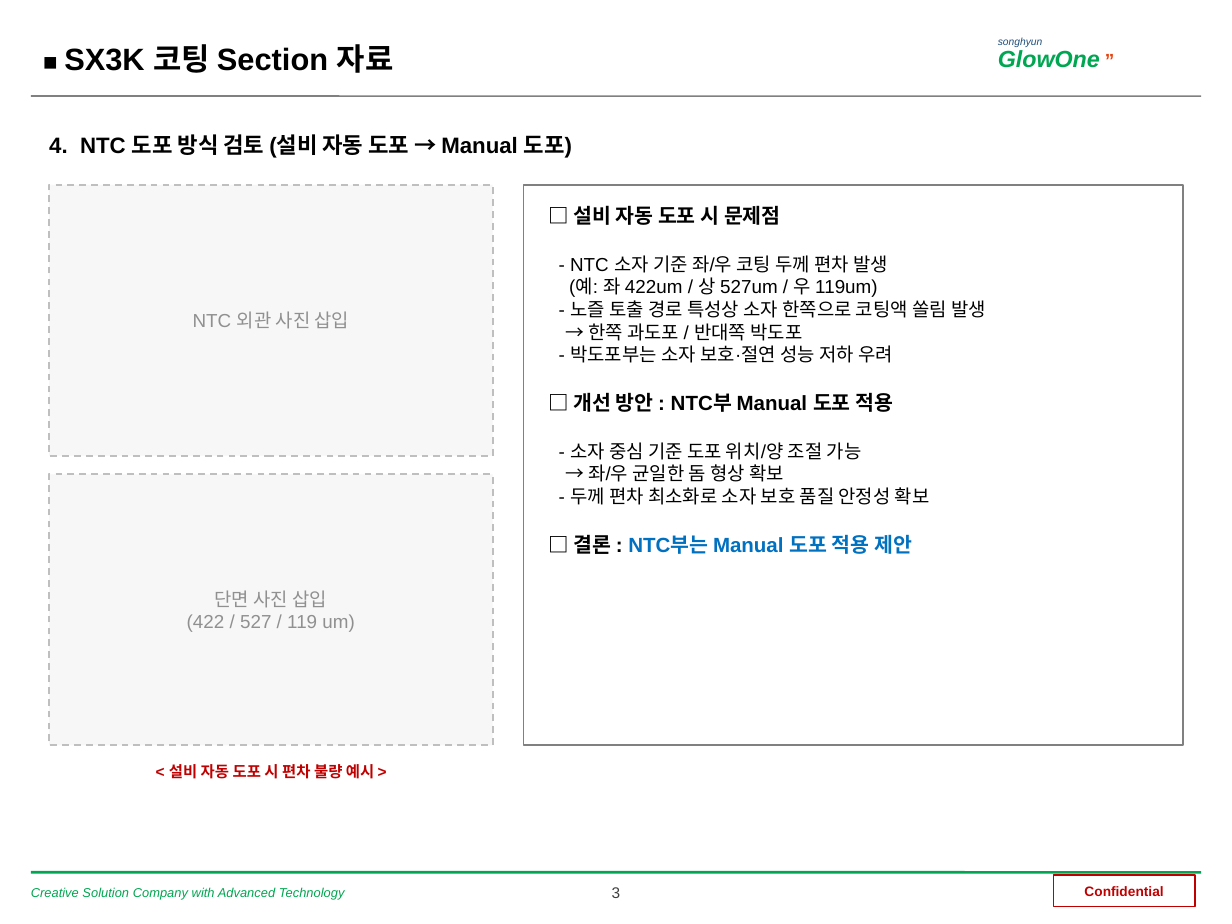
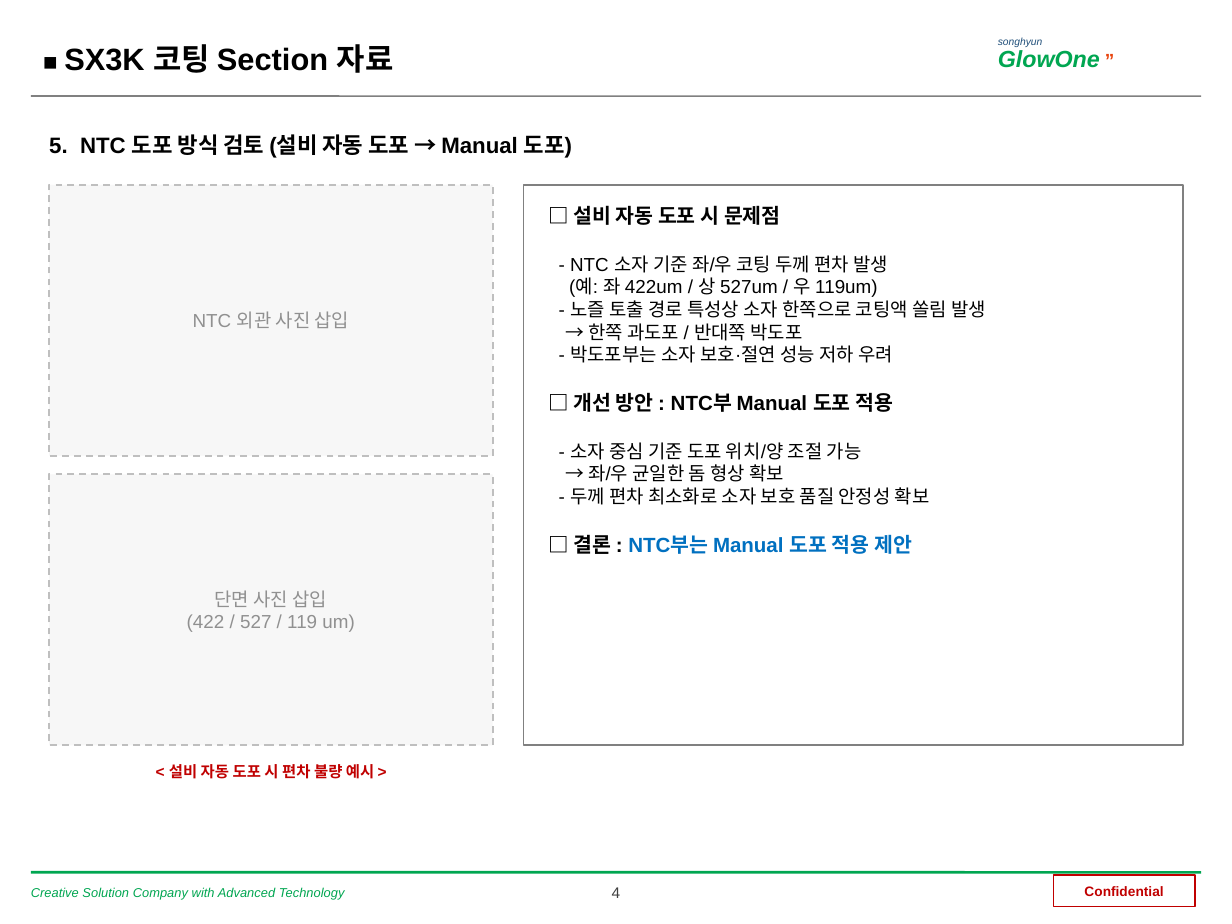
Before and after one commit to hyunsun901219/kingbambbang, a slide deck: slide 4 of docs/SX3K-코팅Section-자료.pptx (slide 3 before the commit). Drawn at 1232x924 pixels with LibreOffice and Linux fonts; fonts in the diff are those of the drawing. Boxes give left, top, right and bottom in pixels: in the first picture for what was removed or moved away, otherwise in the second. Text is boxed around its words. In the diff, an @@ line names an element or a change of style, - is before the commit and + after.

```diff
--- a/docs/SX3K-코팅Section-자료.pptx
+++ b/docs/SX3K-코팅Section-자료.pptx
@@ text at box(49, 134, 572, 158): text changed @@
-4. NTC 도포 방식 검토 (설비 자동 도포 → Manual 도포)
+5. NTC 도포 방식 검토 (설비 자동 도포 → Manual 도포)
@@ text at box(612, 887, 621, 898): text changed @@
-3
+4
```
Also in this commit, not shown: 3 other slides changed, 1 slide added, 2 other files.
